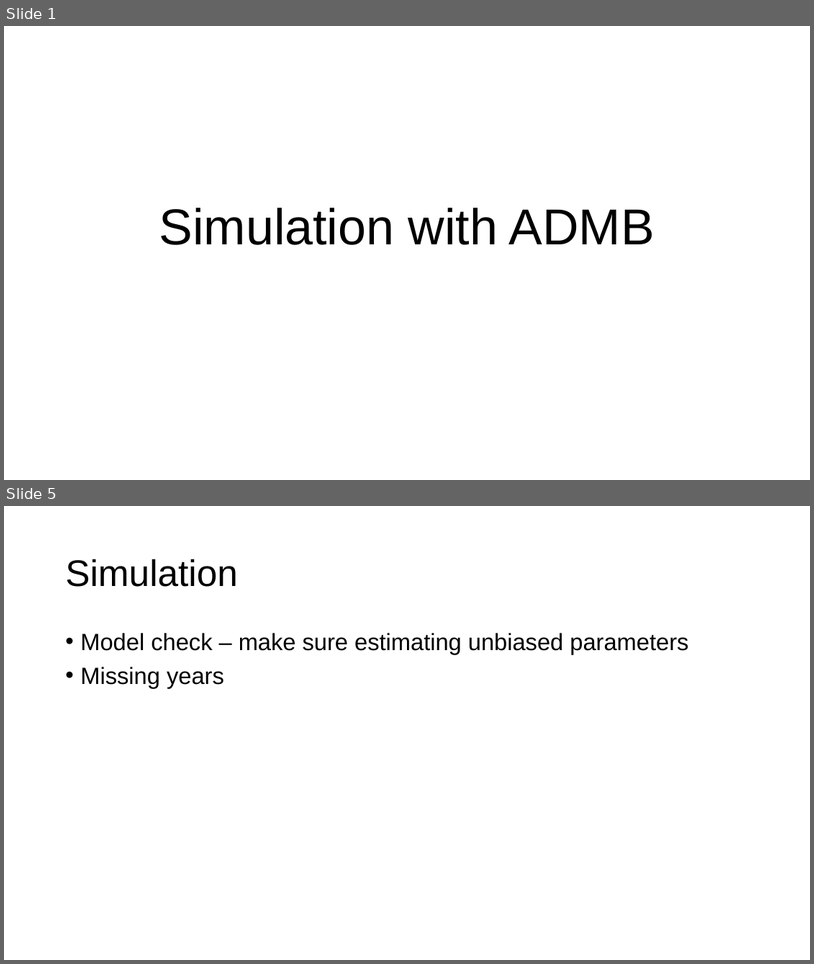
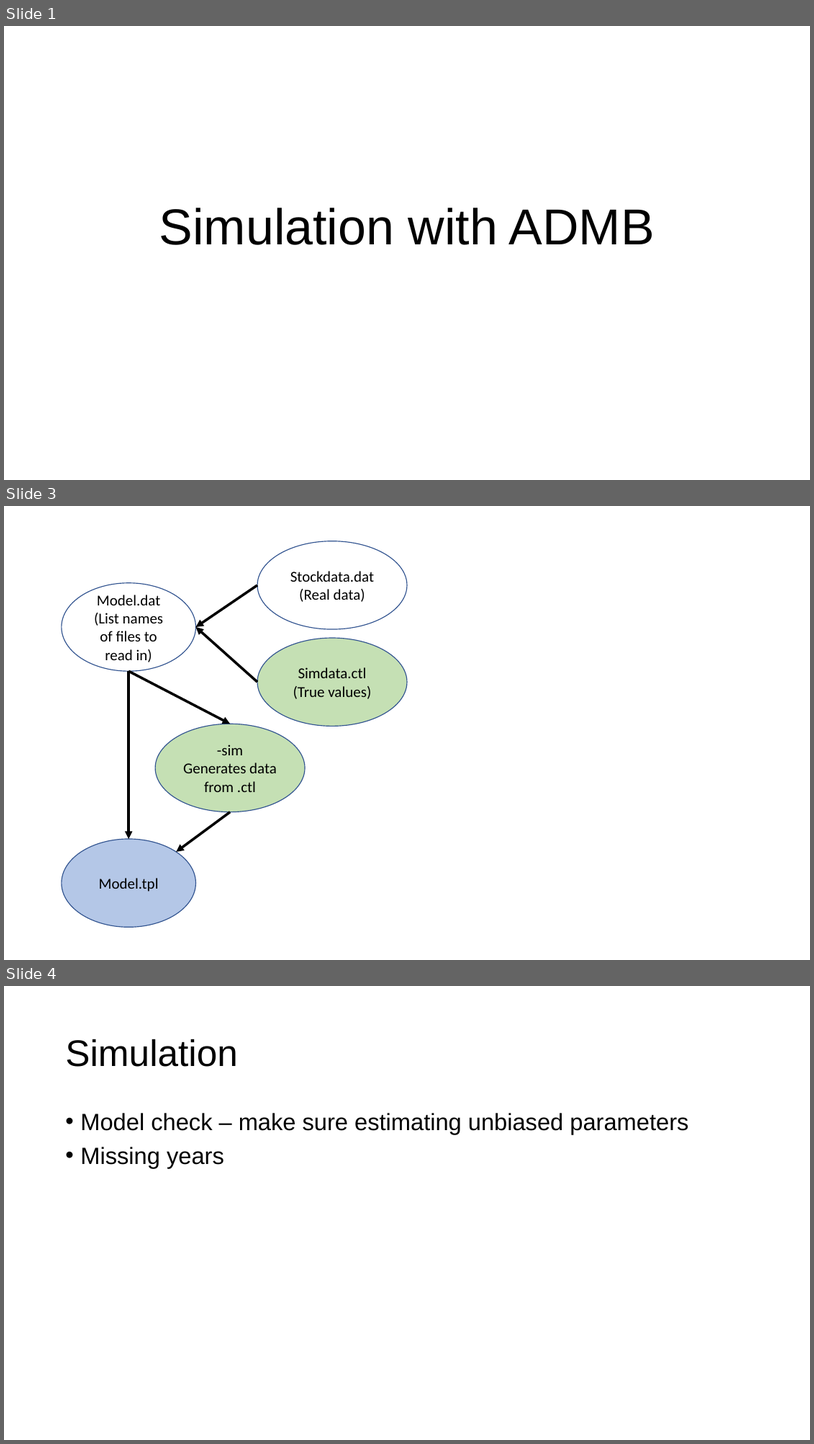
Before and after one commit to merrillrudd/ADMB_course, a slide deck: Day3/3a_Simulation/Simulation with ADMB.pptx. Shown one above the other, each under a label of ours: slides 1 and 5 before the commit, slides 1, 3 and 4 after it; the slides between them are not shown. The pictures are 814x964 and 814x1444 pixels, drawn with LibreOffice and Linux fonts; fonts in the diff are those of the drawing. Boxes give left, top, right and bottom in pixels: in the first picture for what was removed or moved away, otherwise in the second. Text is boxed around its words. In the diff, an @@ line names an element or a change of style, - is before the commit and + after.

```diff
--- a/Day3/3a_Simulation/Simulation with ADMB.pptx
+++ b/Day3/3a_Simulation/Simulation with ADMB.pptx
@@ slide 3 added at [4,506,810,960], background #FFFFFF @@
@@ ellipse added at [257,541,407,629], outline #325491 1 pt, 18 pt, text #000000 @@
+Stockdata.dat
+(Real data)
@@ ellipse added at [62,583,196,671], outline #325491 1 pt, 18 pt, text #000000 @@
+Model.dat
+(List names of files to read in)
@@ arrow added from (257, 585) to (196, 627), #000000 3 pt @@
@@ arrow added from (257, 682) to (196, 627), #000000 3 pt @@
@@ ellipse added at [257,638,407,726], fill #C5E0B4, outline #325491 1 pt, 18 pt, text #000000 @@
+Simdata.ctl
+(True values)
@@ arrow added from (129, 671) to (129, 839), #000000 3 pt @@
@@ arrow added from (129, 671) to (230, 723), #000000 3 pt @@
@@ ellipse added at [155,723,305,812], fill #C5E0B4, outline #325491 1 pt, 18 pt, text #000000 @@
+-sim
+Generates data from .ctl
@@ arrow added from (230, 812) to (176, 852), #000000 3 pt @@
@@ ellipse added at [62,839,196,927], fill #B4C7E7, outline #325491 1 pt, 18 pt, text #000000 @@
+Model.tpl
@@ what was slide 5 is now slide 4 @@
```
Also in this commit, not shown: 2 slides removed, 23 other files.
